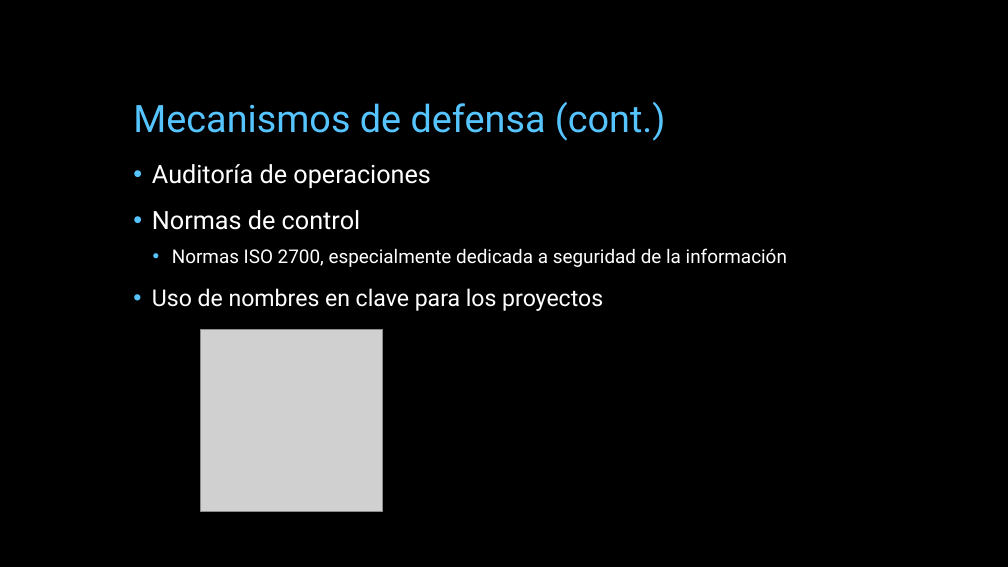
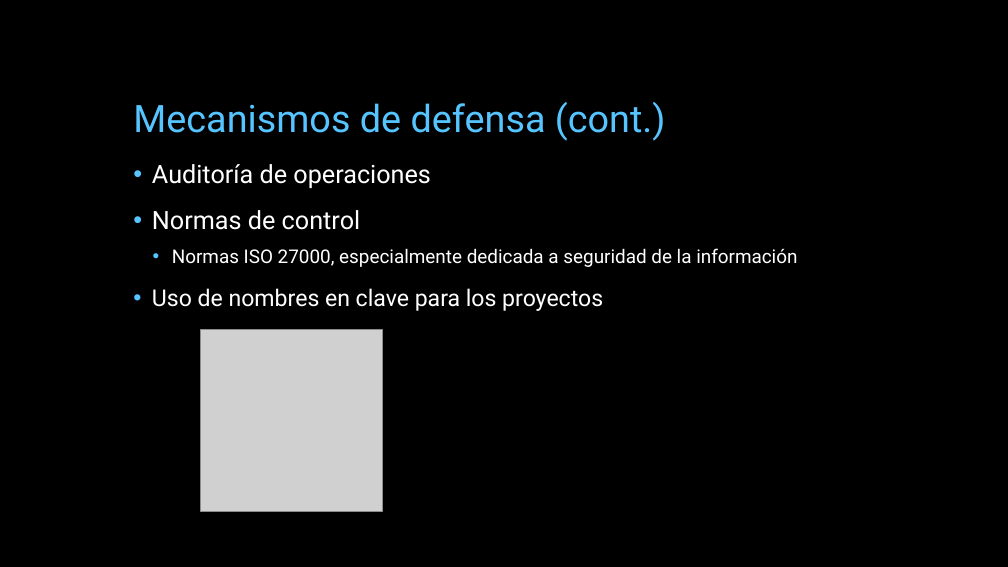
Before and after one commit to miparnisari/implantaciondesistemas, a slide deck: slide 30 of Presentacion/Fuga de Información.pptx. Drawn at 1008x567 pixels with LibreOffice and Linux fonts; fonts in the diff are those of the drawing; grey boxes stand for pictures; background and template pictures are left out. Boxes give left, top, right and bottom in pixels: in the first picture for what was removed or moved away, otherwise in the second. Text is boxed around its words. In the diff, an @@ line names an element or a change of style, - is before the commit and + after.

Commit message:
modifico notas de siglo xxi

```diff
--- a/Presentacion/Fuga de Información.pptx
+++ b/Presentacion/Fuga de Información.pptx
@@ text at (172, 248, 797, 267): text changed @@
-  • Normas ISO 2700, especialmente dedicada a seguridad de la información
+  • Normas ISO 27000, especialmente dedicada a seguridad de la información
```
